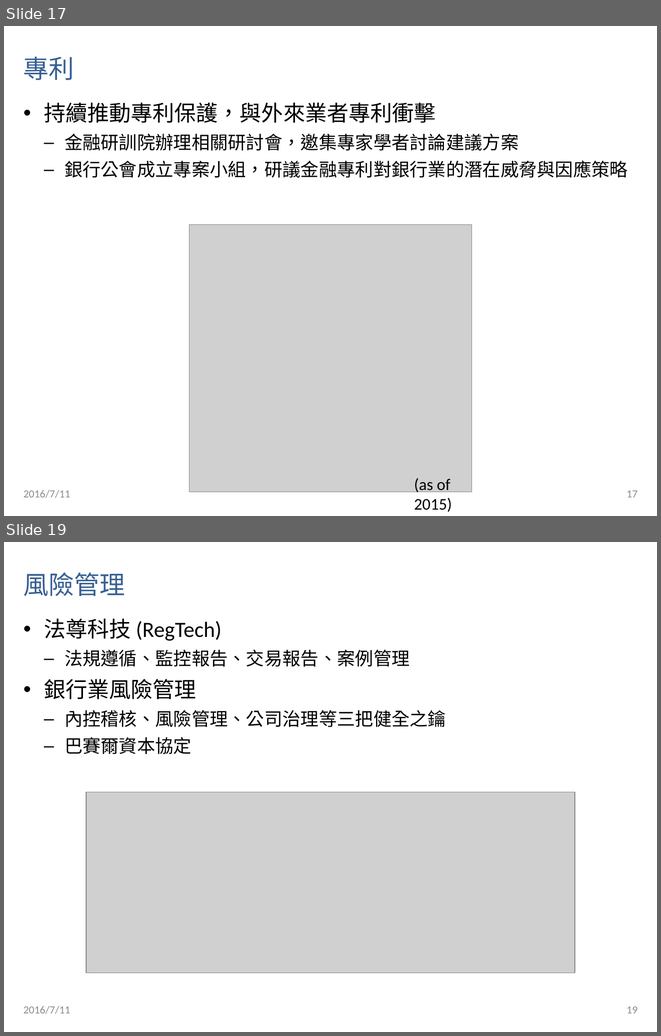
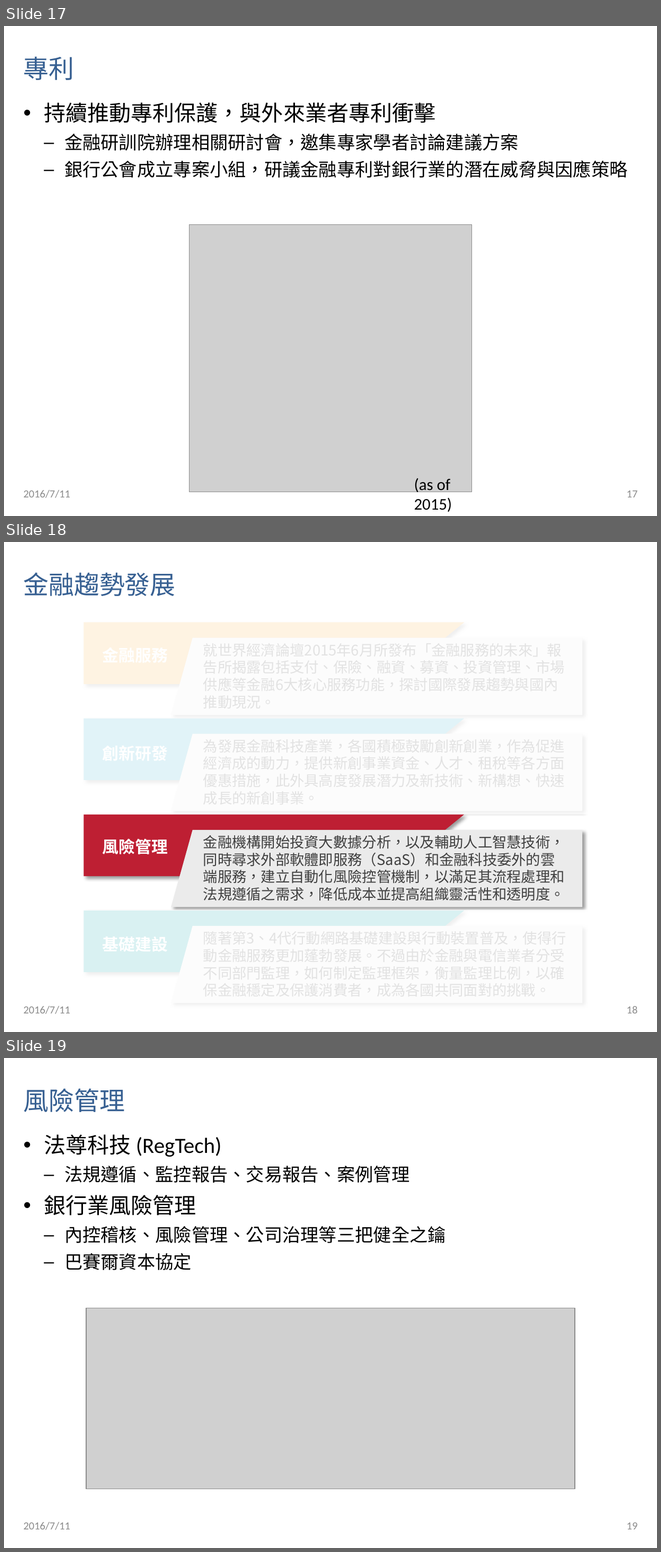
Before and after one commit to CpOuyang/custom, a slide deck: 20160712 - 金融科技白皮書(部會).pptx. Shown one above the other, each under a label of ours: slides 17 and 19 before the commit, slides 17, 18 and 19 after it; the slides between them are not shown. The pictures are 661x1036 and 661x1552 pixels, drawn with LibreOffice and Linux fonts; fonts in the diff are those of the drawing; grey boxes stand for pictures. Boxes give left, top, right and bottom in pixels: in the first picture for what was removed or moved away, otherwise in the second. Text is boxed around its words. In the diff, an @@ line names an element or a change of style, - is before the commit and + after.

```diff
--- a/20160712 - 金融科技白皮書(部會).pptx
+++ b/20160712 - 金融科技白皮書(部會).pptx
@@ slide 18 added at [4, 542, 657, 1032], background #FFFFFF @@
@@ title added at [24, 572, 176, 596], 28 pt, text #376092 @@
+金融趨勢發展
@@ rectangle added at [71, 617, 590, 814], fill #FFFFFF at 85% opacity @@
@@ flow chart manual input added at [84, 623, 464, 684], fill #FCB040 @@
@@ freeform shape added at [171, 638, 583, 715], fill #EBEBEB @@
@@ flow chart manual input added at [84, 718, 464, 780], fill #3AB3D2 @@
@@ freeform shape added at [171, 734, 583, 811], fill #EBEBEB @@
@@ group added at [84, 814, 583, 907]: 2 texts, 1 flow chart manual input, 1 freeform shape @@
+風險管理
+金融機構開始投資大數據分析，以及輔助人工智慧技術，同時尋求外部軟體即服務（SaaS）和金融科技委外的雲端服務，建立自動化風險控管機制，以滿足其流程處理和法規遵循之需求，降低成本並提高組織靈活性和透明度。
@@ rectangle added at [71, 910, 590, 1011], fill #FFFFFF at 85% opacity @@
@@ flow chart manual input added at [84, 910, 464, 972], fill #01A5AE @@
@@ freeform shape added at [171, 926, 583, 1003], fill #EBEBEB @@
@@ text added at [24, 1006, 71, 1014], 12 pt, text #8C8C8C @@
+2016/7/11
@@ page number added at [627, 1006, 638, 1013], 12 pt, text #8C8C8C @@
+18
```
Also in this commit, not shown: 3 slides changed, 1 other slide added, 3 slides removed.
